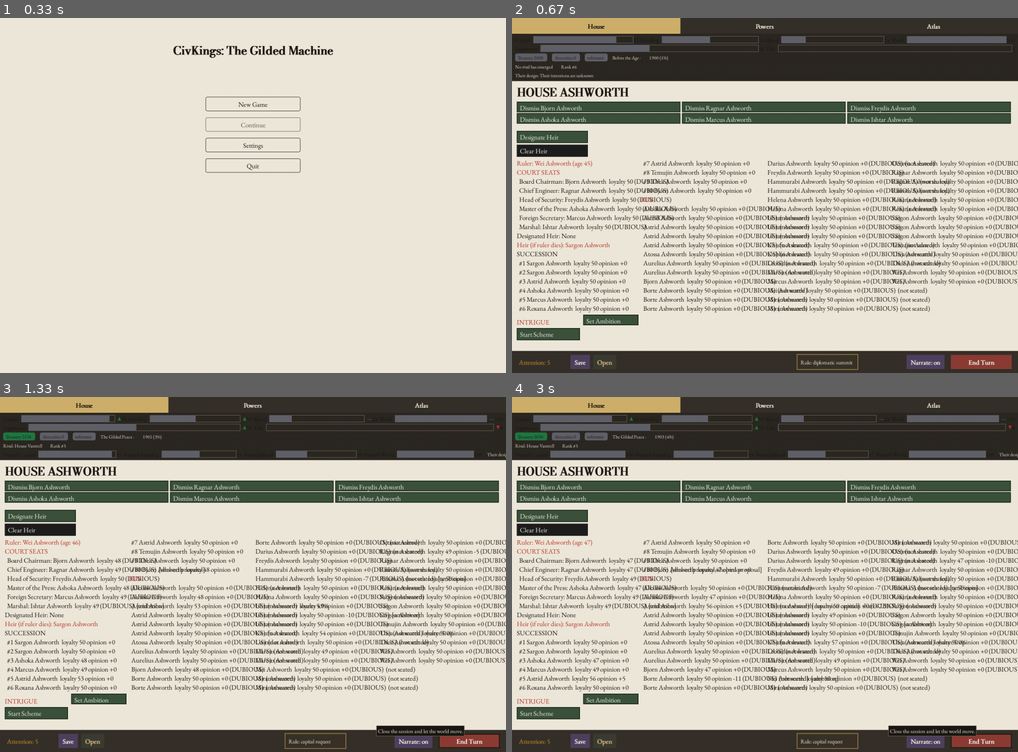
Above: before the commit, frames 1-4 (two rows, left to right).
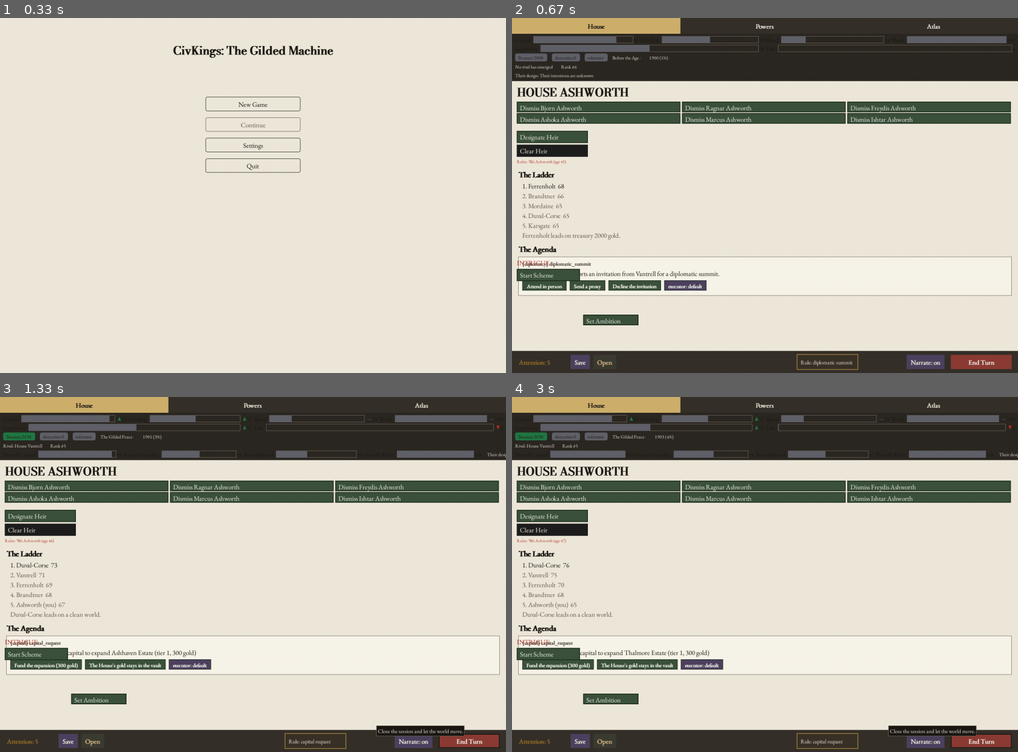
Above: after the commit, the same moments.

Repository: civersen222/Guilded-Age
Game: pygame game, started from gilded/__main__.py
Same seed, same stepped clock (60 frames per second), same inputs: the game is played once before the commit and once after it.
Inputs (mouse positions are in pixels of both pictures, inside the frame that each line leads up to):
- Up to frame 1 (0.33 s): no input
- Up to frame 2 (0.67 s): click "New Game" at 0.38 s
- Up to frame 3 (1.33 s): click "Rule: diplomatic summit" at 0.72 s; click "End Turn" at 1.05 s
- Up to frame 4 (3 s): click (825, 606) at 1.38 s; click (643, 503) at 1.72 s; click "Rule: capital request" at 2.05 s; click (896, 631) at 2.38 s; click "End Turn" at 2.72 s

Frame 1 is identical in both runs. In frame 2, 14% of the frame differs, in the area x 0-100%, y 40-91%; in frame 3, 14%; in frame 4, 14%.

Commit message:
WIP C6: measurement probes (_measure_c6c) and heir picker fix committed; layout cut in progress (house_tab 375, need ladder+agenda+intrigue+policies to fit by 622)

Diff:
--- a/gilded/ui/house_tab.py
+++ b/gilded/ui/house_tab.py
@@ -5,6 +5,7 @@
 Regions in the view's RegionSet.
 """
 
+import math
 from typing import Any, List, Optional
 
 import pygame
@@ -419,32 +420,26 @@
                     group="court_seats",
                 ))
 
-        # Advance the cursor by the SHARED btn_h (not the thinner seat_h) so
-        # the heir controls and heir picker start at exactly the committed y
-        # and keep their measured row budget — the seats table compresses its
-        # own buttons without shifting the shared controls below it.
-        y += 2 * (btn_h + 2) + 8
-
-        # ── Heir controls (row 3 of buttons) ──────────────────────────────
-        # "Designate Heir" button — opens the heir picker
+        # Advance by the SHARED btn_h pitch (not the thinner seat_h) so the
+        # heir controls / heir picker start at exactly the committed y and
+        # keep their measured row budget — the seats table compresses its own
+        # buttons without shifting the shared controls below it.
+        y += math.ceil(len(report.seats) / cols) * (btn_h + 2) + 8
         y = _draw_heir_controls(surface, content, y, report, view, body, btn_h, btn_w, PAD)
-    if __import__("os").environ.get("C6_DEBUG"):
-        print("DEBUG y_after_heir=", y)
-
-    # Draw text lines — stop above the ambition button zone when view is set.
-    # Two-column layout halves the vertical footprint so the chained sections
-    # (ladder, agenda, dials, cycle_exec) have room to draw below.
-    max_bottom = (content.bottom - 58) if view is not None else content.bottom
-    # Four-column packing: ~17 non-blank rows per column at 13px line pitch
-    # halves the two-column footprint so the chained sections (ladder,
-    # agenda, dials, cycle_exec) keep their room below the table.
-    import math
-    cols = 4
+        if y > content.bottom - 40:
+            return y
+
+    # Compressed dossier: 8 columns x 10 rows at scale-pinned 11pt. Lines that
+    # overflow the grid are moved to the right margin (still drawn through
+    # blit_text, so text_rows stays complete).
+    cols = 8
+    per = 10
+    small = _font(11)
     col_w = (content.width - PAD * 2) // cols
     non_blank = [l for l in lines if l.strip()]
-    per = math.ceil(len(non_blank) / cols) if non_blank else 0
-    line_h = body.get_height()
+    line_h = small.get_height()
     cursors = [y] * cols
+    max_bottom = y
     for i, line in enumerate(non_blank):
         c = i // per
         if c >= cols:
@@ -452,16 +447,31 @@
         if cursors[c] > max_bottom:
             break
         color = INK
-        if line.startswith("  ?"):
-            color = TONES.get("warn", INK)
-        elif line.startswith("Ruler:") or line.startswith("COURT") or line.startswith("KIN") or line.startswith("DISLOYAL") or line.startswith("GRIP") or line.startswith("Heir"):
+        if line.startswith("  ?") or line.startswith("Ruler:") or line.startswith("COURT") or line.startswith("KIN") or line.startswith("DISLOYAL") or line.startswith("GRIP") or line.startswith("Heir"):
             color = TONES.get("bad", INK)
         elif "* " in line:
             color = TONES.get("good", INK)
-        blit_text(surface, body, line, (PAD + c * col_w, cursors[c]), color)
-        cursors[c] += line_h
-
-    return max(cursors)
+        elif line.startswith("  "):
+            color = TONES.get("warn", INK)
+        blit_text(surface, small, line, (PAD + c * col_w, cursors[c]), color)
+        cursors[c] += line_h + 2
+    overflow_start = cols * per
+    if len(non_blank) > overflow_start:
+        ox = PAD + cols * col_w + 6
+        oy = y
+        for line in non_blank[overflow_start:]:
+            color = INK
+            if line.startswith("  ?") or line.startswith("Ruler:") or line.startswith("COURT") or line.startswith("KIN") or line.startswith("DISLOYAL") or line.startswith("GRIP") or line.startswith("Heir"):
+                color = TONES.get("bad", INK)
+            elif "* " in line:
+                color = TONES.get("good", INK)
+            elif line.startswith("  "):
+                color = TONES.get("warn", INK)
+            blit_text(surface, small, line, (ox, oy), color)
+            oy += line_h + 2
+        max_bottom = max(max_bottom, oy)
+    y = max(cursors) + 2
+    return y
 
 
 __all__ = ["draw_house_tab", "_house_tab_lines"]
